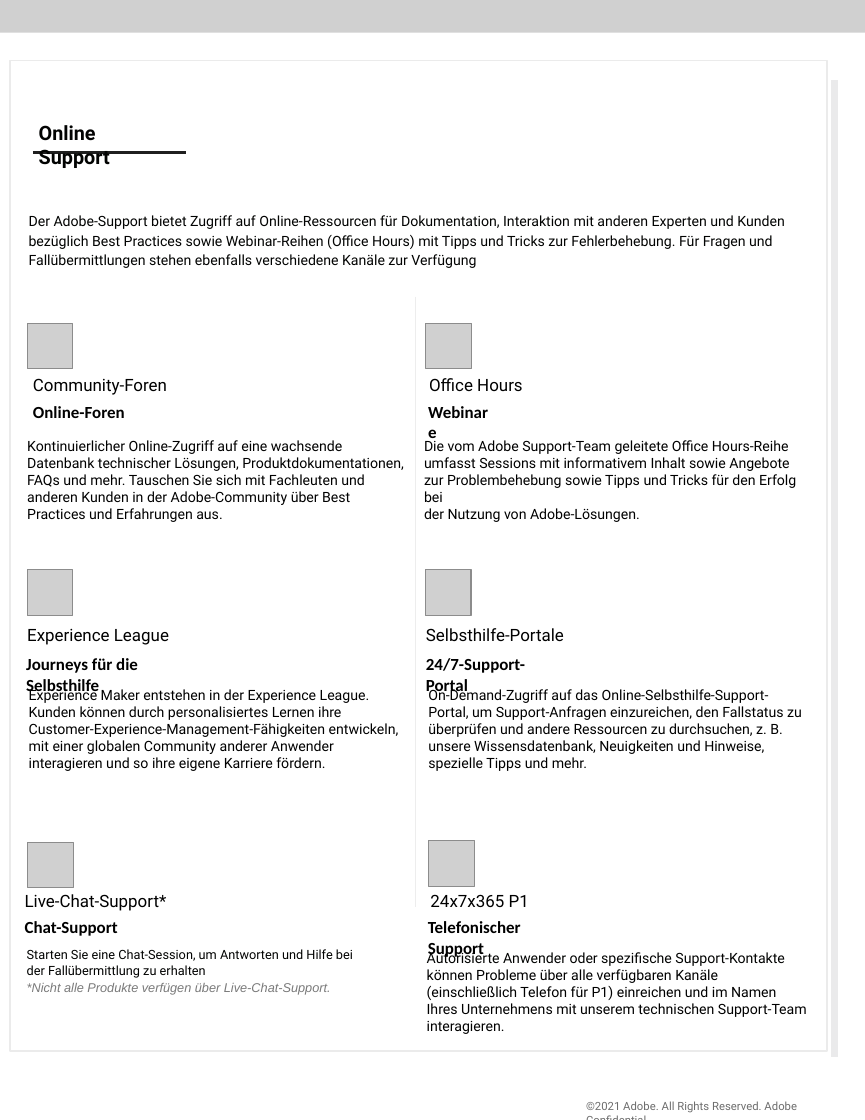
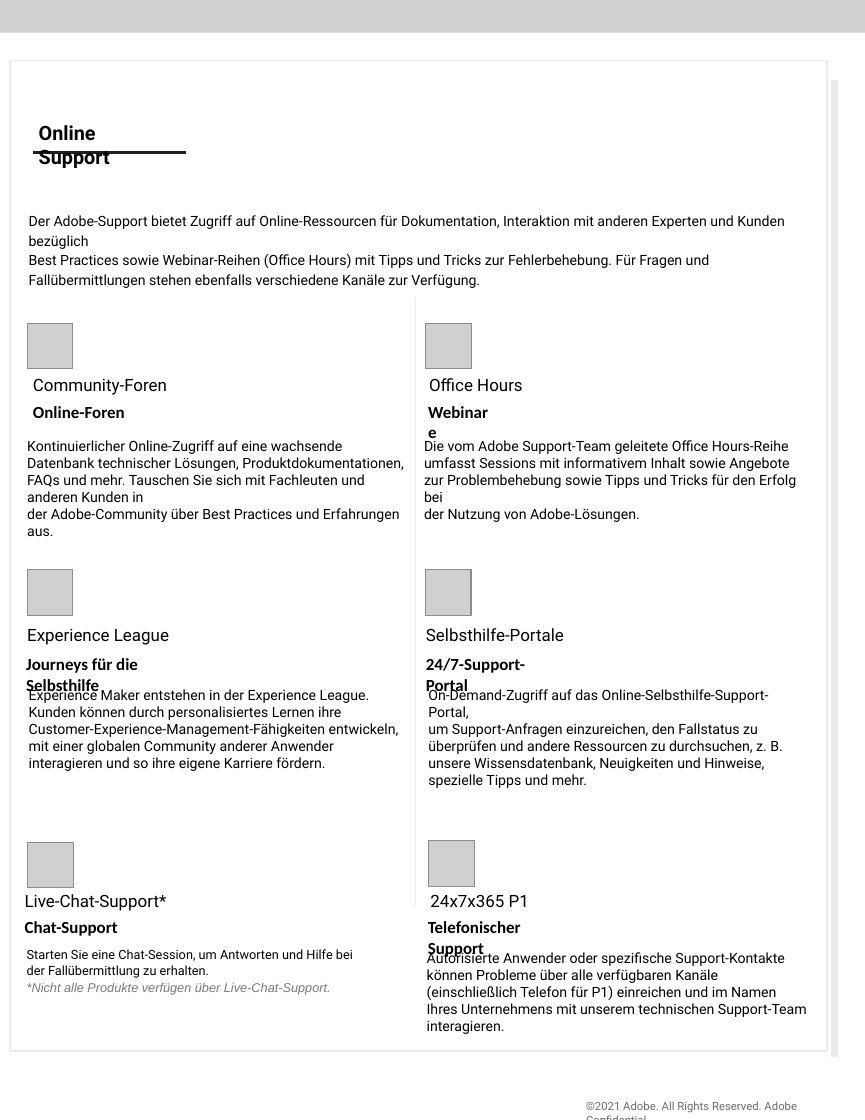
Before and after one commit to AdobeDocs/support-resources.de-DE, a slide deck: slide 2 of help/data-sheets/assets/OnlineSupportDatasheet.pptx. Drawn at 865x1120 pixels with LibreOffice and Linux fonts; fonts in the diff are those of the drawing; grey boxes stand for pictures; background and template pictures are left out. Boxes give left, top, right and bottom in pixels: in the first picture for what was removed or moved away, otherwise in the second. Text is boxed around its words. In the diff, an @@ line names an element or a change of style, - is before the commit and + after.

```diff
--- a/help/data-sheets/assets/OnlineSupportDatasheet.pptx
+++ b/help/data-sheets/assets/OnlineSupportDatasheet.pptx
@@ text at (x1=29, y1=215, x2=784, y2=288): text changed @@
-Der Adobe-Support bietet Zugriff auf Online-Ressourcen für Dokumentation, Interaktion mit anderen Experten und Kunden bezüglich Best Practices sowie Webinar-Reihen (Office Hours) mit Tipps und Tricks zur Fehlerbehebung. Für Fragen und Fallübermittlungen stehen ebenfalls verschiedene Kanäle zur Verfügung
+Der Adobe-Support bietet Zugriff auf Online-Ressourcen für Dokumentation, Interaktion mit anderen Experten und Kunden bezüglich
+Best Practices sowie Webinar-Reihen (Office Hours) mit Tipps und Tricks zur Fehlerbehebung. Für Fragen und Fallübermittlungen stehen ebenfalls verschiedene Kanäle zur Verfügung.
@@ text "Kontinuierlicher Online-Zugriff auf eine wachsende ..." rewrapped from (x1=27, y1=440, x2=404, y2=522) to (x1=27, y1=440, x2=404, y2=536) @@
@@ text "On-Demand-Zugriff auf das Online-Selbsthilfe-Support-Portal, ..." rewrapped from (x1=428, y1=687, x2=802, y2=771) to (x1=428, y1=687, x2=783, y2=788) @@
@@ text at (x1=27, y1=949, x2=353, y2=978): text changed @@
-Starten Sie eine Chat-Session, um Antworten und Hilfe bei der Fallübermittlung zu erhalten
+Starten Sie eine Chat-Session, um Antworten und Hilfe bei
+der Fallübermittlung zu erhalten.
```
Also in this commit, not shown: 2 other slides changed, 8 other files.
